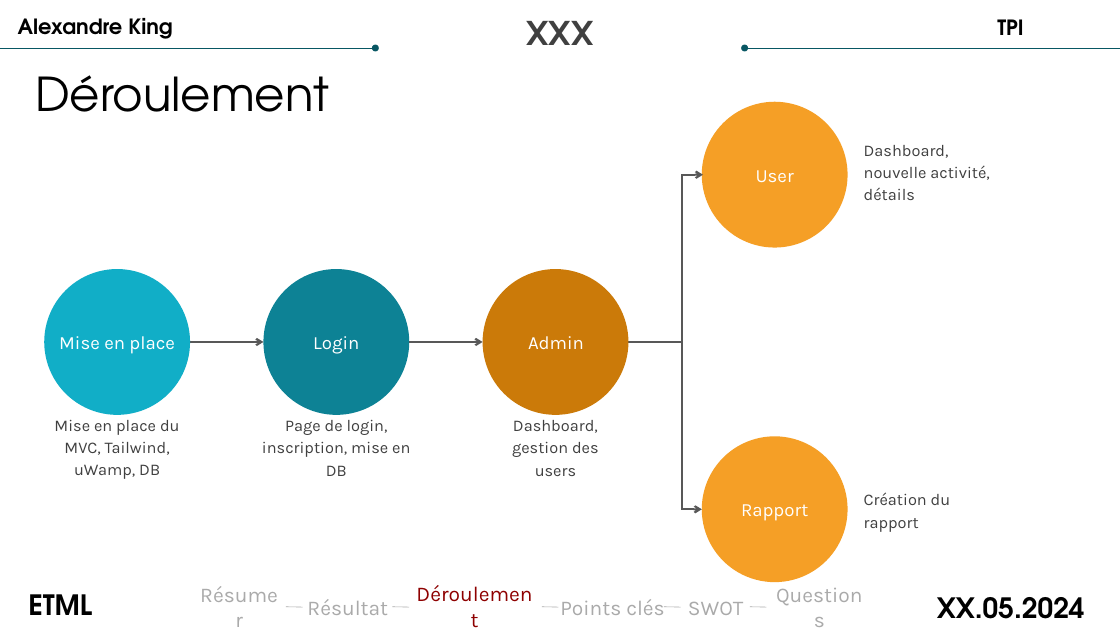
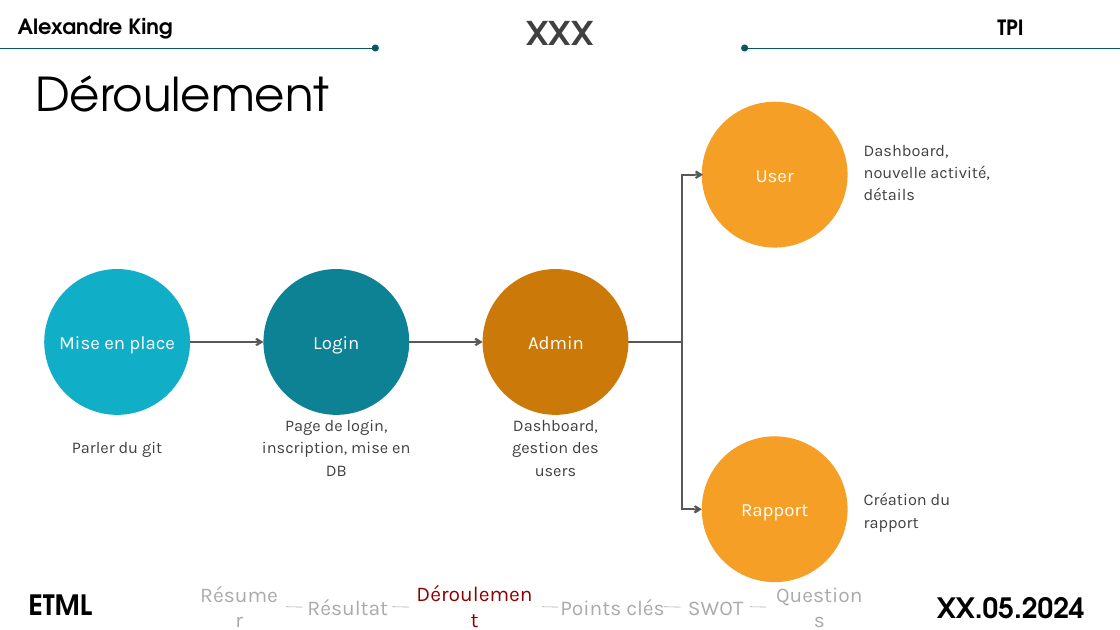
Before and after one commit to Xale2111/CodeTris, a slide deck: slide 6 of 00-Documentation/05-Présentation/P-TPI-Alexandre King.pptx. Drawn at 1120x630 pixels with LibreOffice and Linux fonts; fonts in the diff are those of the drawing. Boxes give left, top, right and bottom in pixels: in the first picture for what was removed or moved away, otherwise in the second. Text is boxed around its words. In the diff, an @@ line names an element or a change of style, - is before the commit and + after.

```diff
--- a/00-Documentation/05-Présentation/P-TPI-Alexandre King.pptx
+++ b/00-Documentation/05-Présentation/P-TPI-Alexandre King.pptx
@@ text at bbox=[72, 442, 162, 457]: text changed @@
-Mise en place du MVC, Tailwind, uWamp, DB
+Parler du git
```
Also in this commit, not shown: 2 other files.
